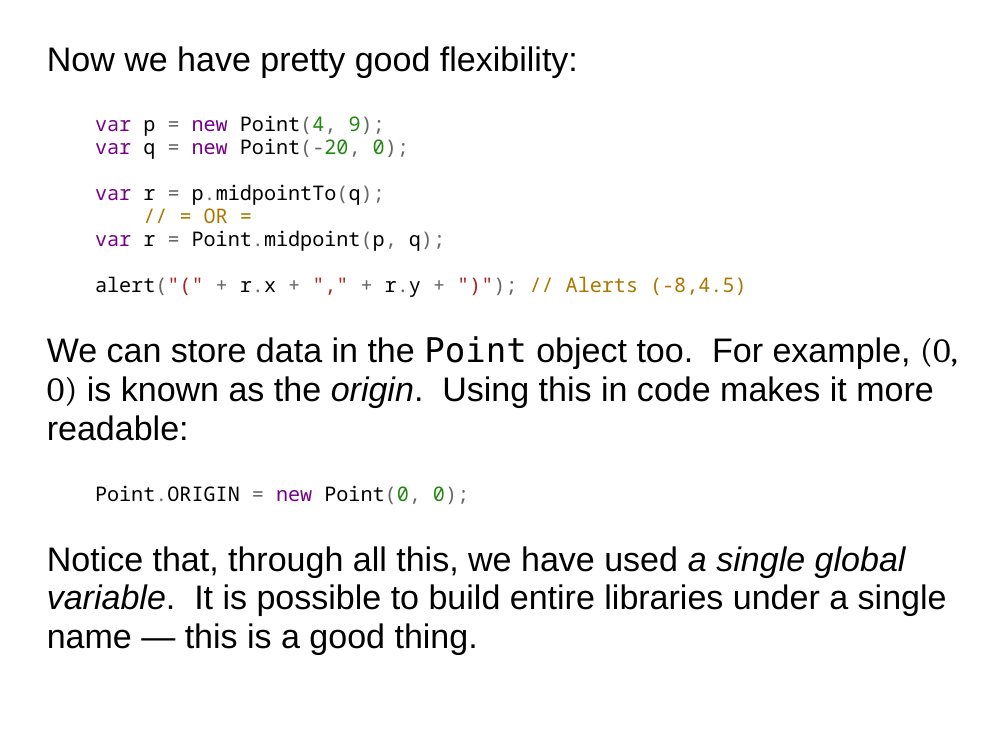
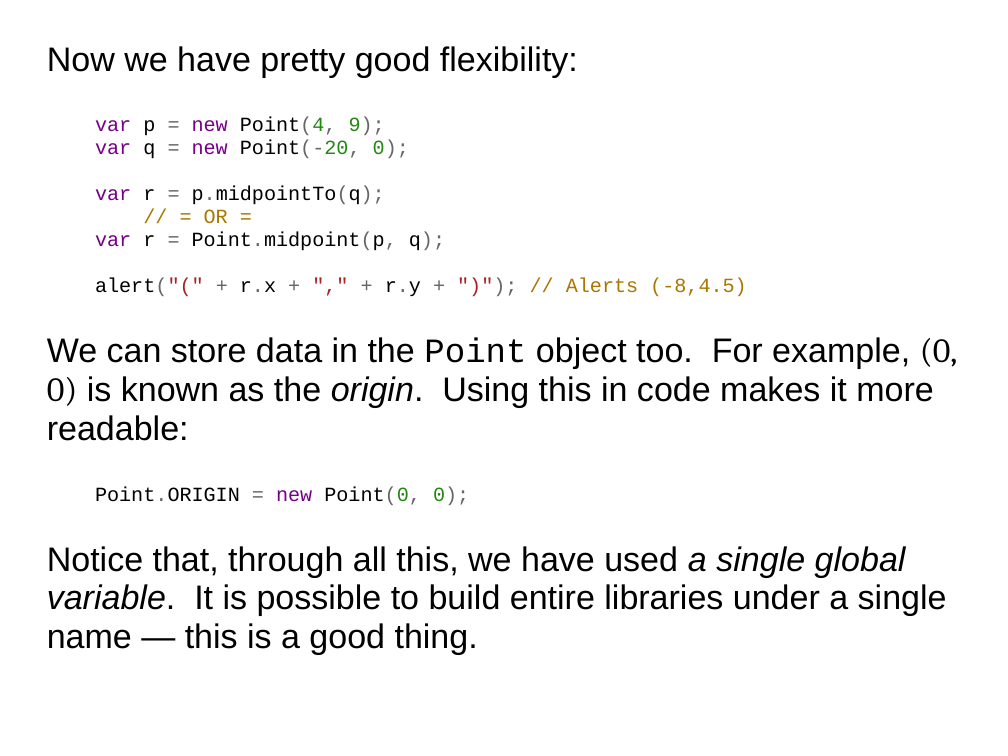
Before and after one commit to dondi/javascript-book, a slide deck: slide 9 of presentations/Chapter_7_Presentation.ppt. Drawn at 1008x756 pixels with LibreOffice and Linux fonts; fonts in the diff are those of the drawing; background and template pictures are left out. Boxes give left, top, right and bottom in pixels: in the first picture for what was removed or moved away, otherwise in the second. Text is boxed around its words. In the diff, an @@ line names an element or a change of style, - is before the commit and + after.

Commit message:
Font and formatting tweaks before going back to adding content.

```diff
--- a/presentations/Chapter_7_Presentation.ppt
+++ b/presentations/Chapter_7_Presentation.ppt
@@ text at <box>47,117,958,505</box>: font Noto Sans Mono to Courier New in "var p = new Point(4, 9); var ...", "Point.ORIGIN = new Point(0, 0);"; font DejaVu Sans Mono to Courier New in "Point" @@
```
Also in this commit, not shown: 8 other slides changed.
